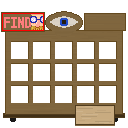
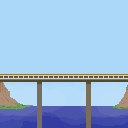
Comparing the layer stacks of the two 128x128 images. Changes:
removed layer "Layer 7" over [30, 14, 43, 30]
added layer "Layer 10" above "Layer 9" over [0, 74, 128, 128]
added layer "Layer 9" (60%) above "Layer 8" over [0, 73, 128, 128]
painted on "Layer 8" over [0, 0, 128, 128]
removed layer "Layer 5" over [1, 12, 45, 32]
removed layer "Layer 3" over [2, 11, 126, 126]
removed layer "Layer 4" over [10, 116, 118, 122]
